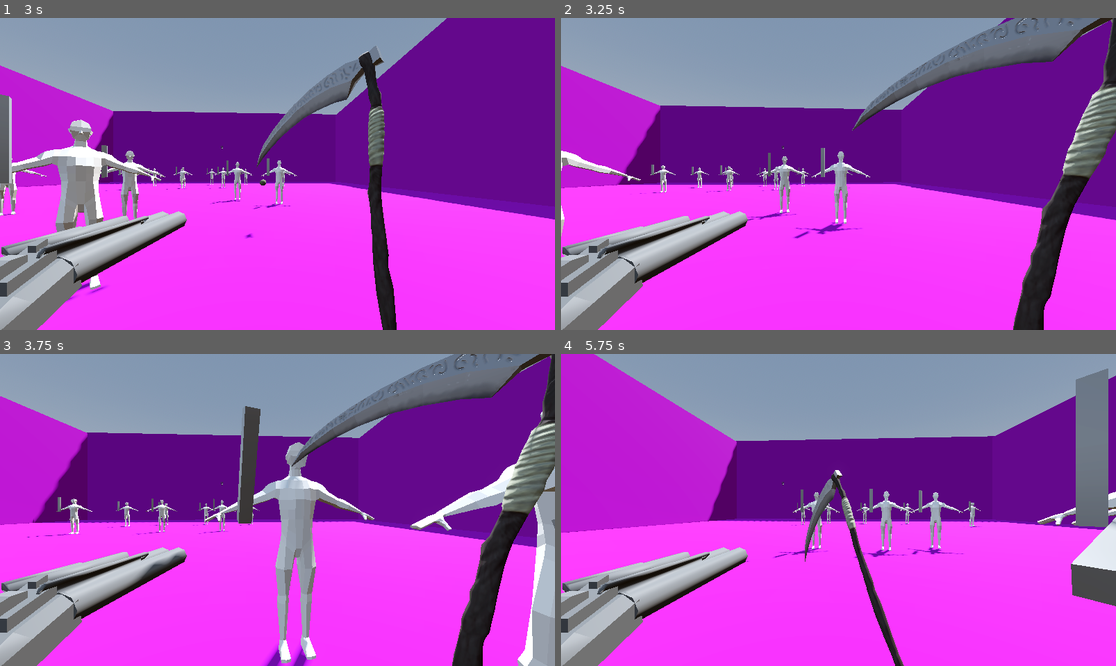
Above: before the commit, frames 1-4 (two rows, left to right).
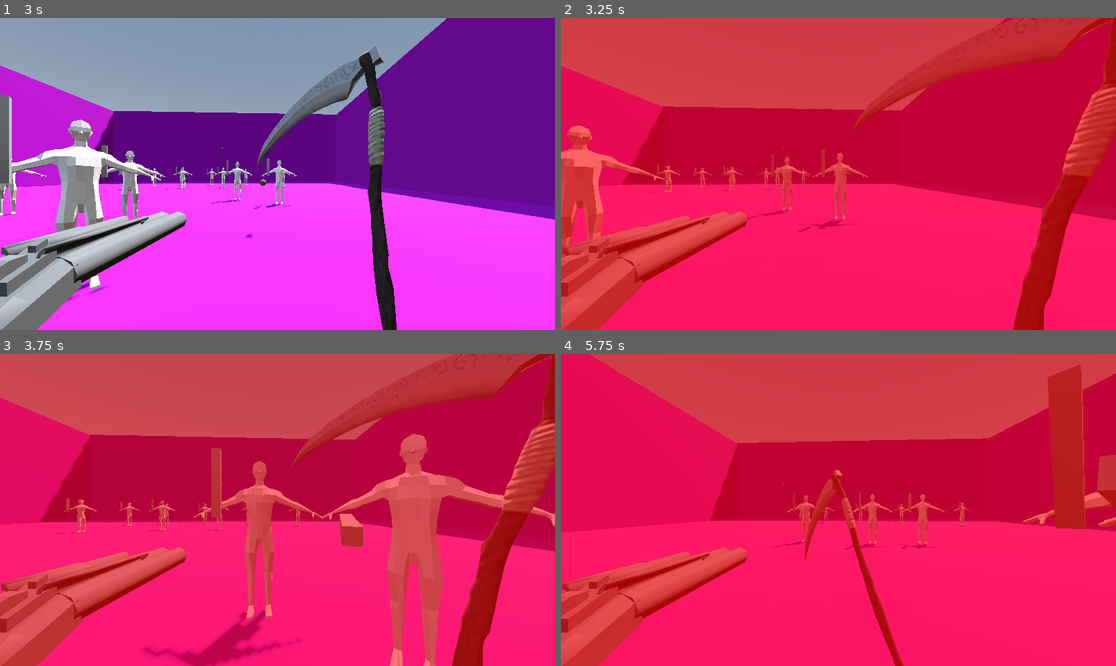
Above: after the commit, the same moments.

Repository: SeminixDev/pandora-boomer-shooter
Game: Godot game, scene res://World/world.tscn
Two runs of this game, one before a commit and one after it. Both use one fixed random seed, a clock stepped at 60 frames per second and the inputs below.
Inputs:
- Up to frame 1 (3 s): hold Right (right1) 0.53-1.28 s; hold S (down2) 0.53-1.28 s; hold Down (down1) 1.28-2.03 s; tap A (left2) at 1.35 s; hold Right (right1) 2.03-2.78 s; hold D (right2) 2.03-2.78 s; hold Up (up1) from 2.78 s (still down); tap W (up2) at 2.85 s
- Up to frame 2 (3.25 s): keep holding Up (up1)
- Up to frame 3 (3.75 s): release Up (up1) at 3.53 s; hold Left (left1) from 3.53 s (still down); hold S (down2) from 3.53 s (still down)
- Up to frame 4 (5.75 s): release S (down2) at 4.28 s; tap A (left2) at 4.35 s; release Left (left1) at 5.03 s; hold Down (down1) from 5.03 s (still down); hold D (right2) from 5.03 s (still down)

Frame 1 is identical in both runs. In frame 2, 100% of the frame differs, in the area x 0-100%, y 0-100%; in frame 3, 100%; in frame 4, 100%.

Commit message:
player hit feedback

Diff:
--- a/Player/Player.tscn
+++ b/Player/Player.tscn
@@ -264,15 +264,39 @@
 
 [sub_resource type="Animation" id="Animation_gwnis"]
 resource_name = "RESET"
-
-[sub_resource type="Animation" id="Animation_btcbx"]
-resource_name = "melee_swing"
+tracks/0/type = "value"
+tracks/0/imported = false
+tracks/0/enabled = true
+tracks/0/path = NodePath("CanvasLayer/RedFlash:color")
+tracks/0/interp = 1
+tracks/0/loop_wrap = true
+tracks/0/keys = {
+"times": PackedFloat32Array(0),
+"transitions": PackedFloat32Array(1),
+"update": 0,
+"values": [Color(1, 0, 0, 0)]
+}
+
+[sub_resource type="Animation" id="Animation_gu6f8"]
+resource_name = "red_screen_flash"
 length = 0.4
+tracks/0/type = "value"
+tracks/0/imported = false
+tracks/0/enabled = true
+tracks/0/path = NodePath("CanvasLayer/RedFlash:color")
+tracks/0/interp = 1
+tracks/0/loop_wrap = true
+tracks/0/keys = {
+"times": PackedFloat32Array(0, 0.0001, 0.033333335, 0.08, 0.4),
+"transitions": PackedFloat32Array(1, 1, 1, 1, 1),
+"update": 0,
+"values": [Color(1, 0, 0, 0), Color(1, 0, 0, 0), Color(1, 0, 0, 0), Color(1, 0, 0, 0.6156863), Color(1, 0, 0, 0)]
+}
 
 [sub_resource type="AnimationLibrary" id="AnimationLibrary_gwnis"]
 _data = {
 &"RESET": SubResource("Animation_gwnis"),
-&"melee_swing": SubResource("Animation_btcbx")
+&"red_screen_flash": SubResource("Animation_gu6f8")
 }
 
 [node name="Player" type="CharacterBody3D" unique_id=2032895529]
@@ -286,6 +310,16 @@
 heavy_slam_speed_multiplier = 1.0
 ranged_cooldown = 0.11
 
+[node name="CanvasLayer" type="CanvasLayer" parent="." unique_id=990979104]
+
+[node name="RedFlash" type="ColorRect" parent="CanvasLayer" unique_id=940153024]
+anchors_preset = 15
+anchor_right = 1.0
+anchor_bottom = 1.0
+grow_horizontal = 2
+grow_vertical = 2
+color = Color(1, 0, 0, 0)
+
 [node name="CollisionShape3D" type="CollisionShape3D" parent="." unique_id=978073437]
 shape = SubResource("CylinderShape3D_btcbx")
 
--- a/Player/player.gd
+++ b/Player/player.gd
@@ -165,8 +165,12 @@
 	if current_state == State.HEAVY_LEAP or current_state == State.HEAVY_SLAM:
 		return
 
+	animation_player.play("red_screen_flash")
 	current_health -= amount
 	print_debug("Player took damage. Current Health: ", current_health)
+
+	if current_state == State.NORMAL:
+		velocity = Vector3.ZERO
 
 	if current_health <= 0:
 		die()
